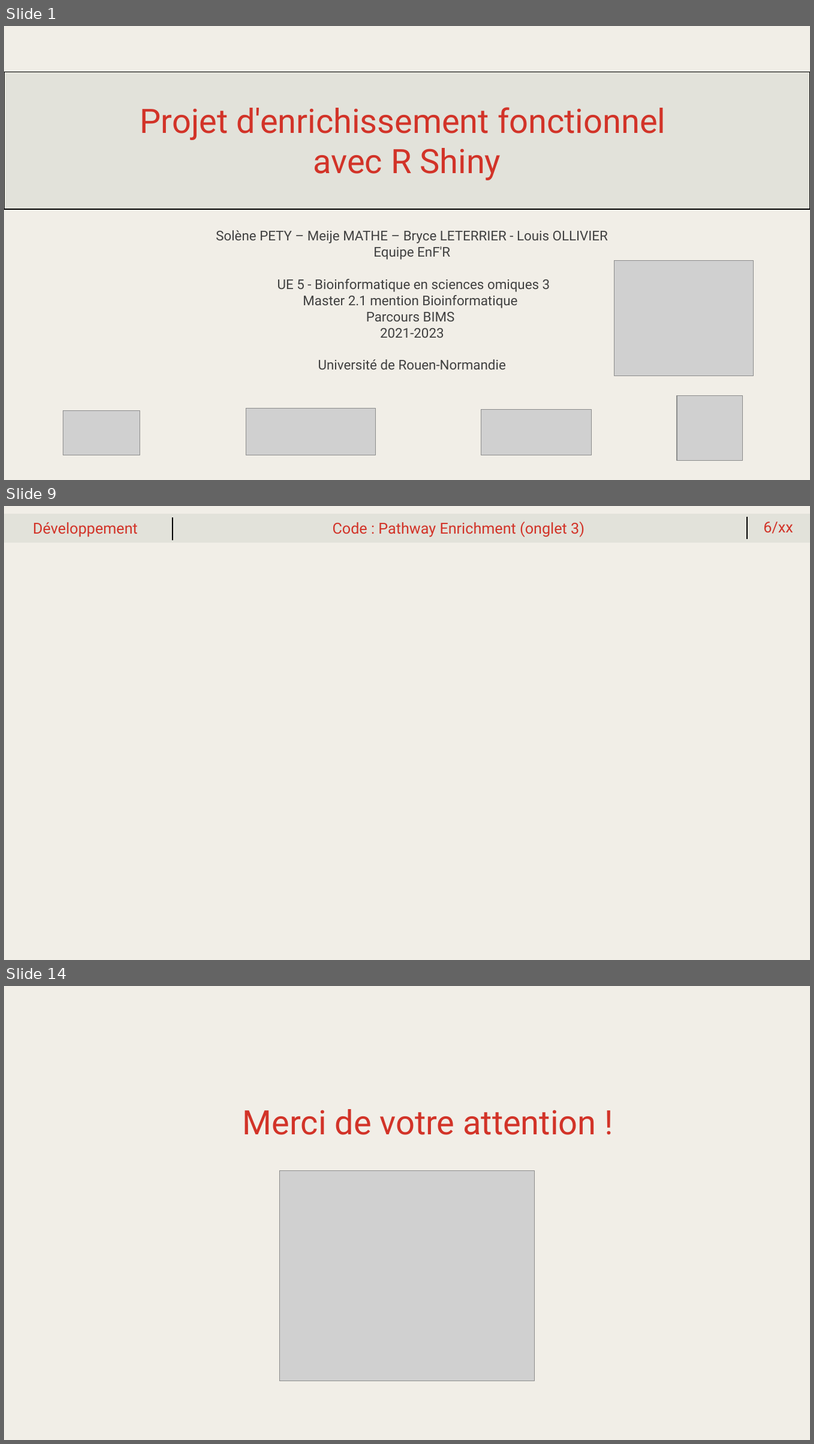
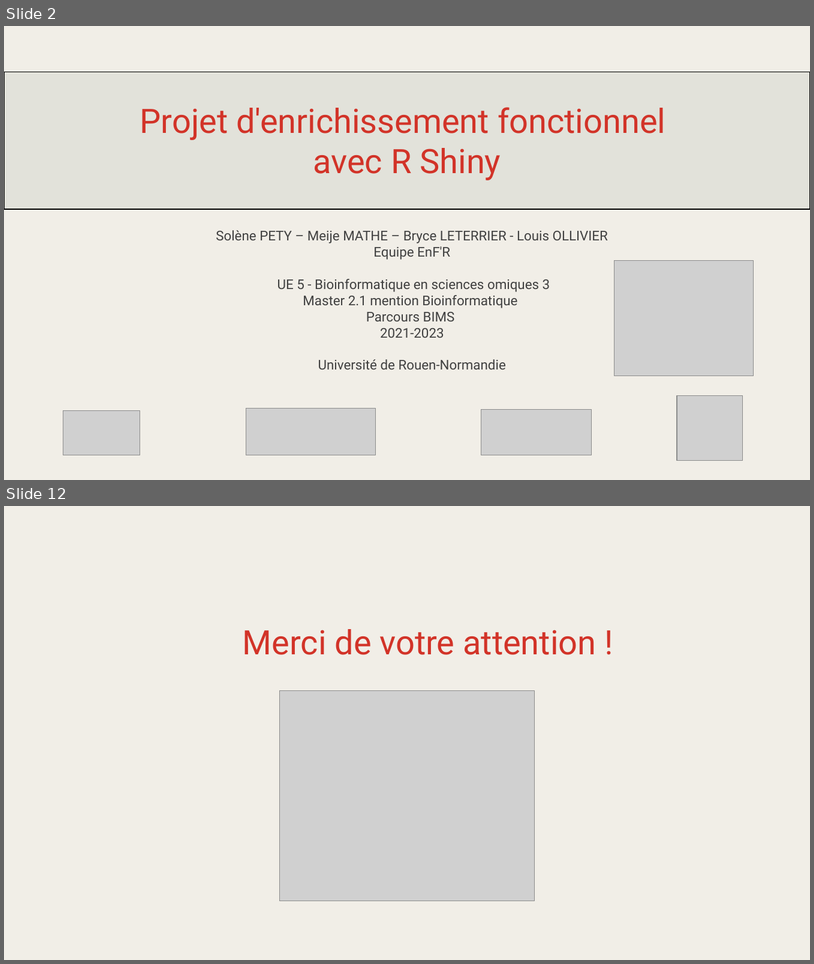
Before and after one commit to meijemathe/projet_enrichissement_fonctionnel, a slide deck: Projet_enrichissement_shiny.pptx. Shown one above the other, each under a label of ours: slides 1, 9 and 14 before the commit, slides 2 and 12 after it; the slides between them are not shown. The pictures are 814x1444 and 814x964 pixels, drawn with LibreOffice and Linux fonts; fonts in the diff are those of the drawing; grey boxes stand for pictures. Boxes give left, top, right and bottom in pixels: in the first picture for what was removed or moved away, otherwise in the second. Text is boxed around its words. In the diff, an @@ line names an element or a change of style, - is before the commit and + after.

```diff
--- a/Projet_enrichissement_shiny.pptx
+++ b/Projet_enrichissement_shiny.pptx
@@ slide 9 removed at box(4, 506, 810, 960), background #FFFFFF @@
@@ rectangle removed at box(4, 506, 810, 960) @@
@@ text removed at box(33, 522, 138, 537) @@
-Développement
@@ group removed at box(4, 514, 810, 543): 2 lines, 2 texts, 1 rectangle @@
-Code : Pathway Enrichment (onglet 3)
-6/xx
@@ what was slide 1 is now slide 2 @@
@@ what was slide 14 is now slide 12 @@
```
Also in this commit, not shown: 9 slides changed, 1 slide added, 2 other slides removed.
